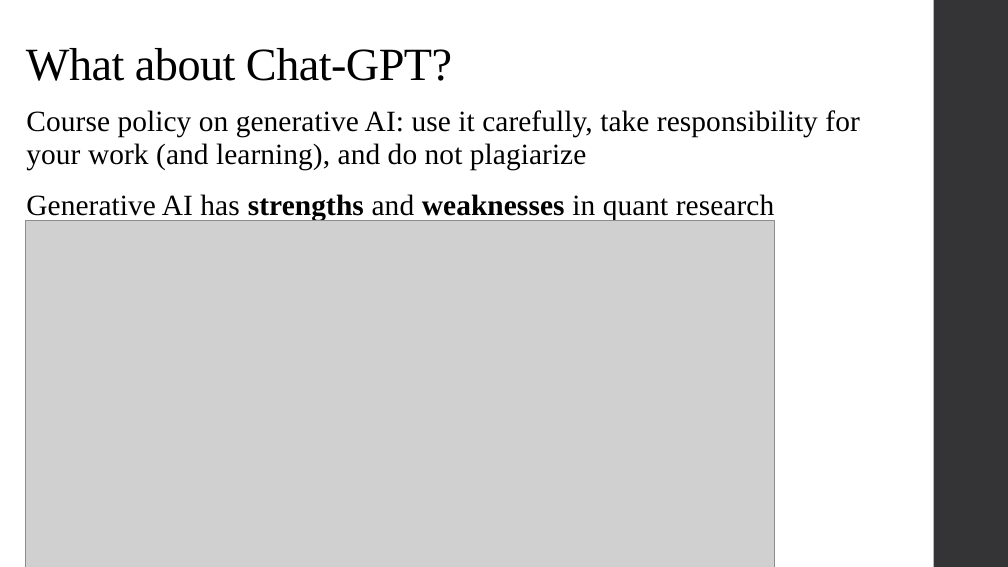
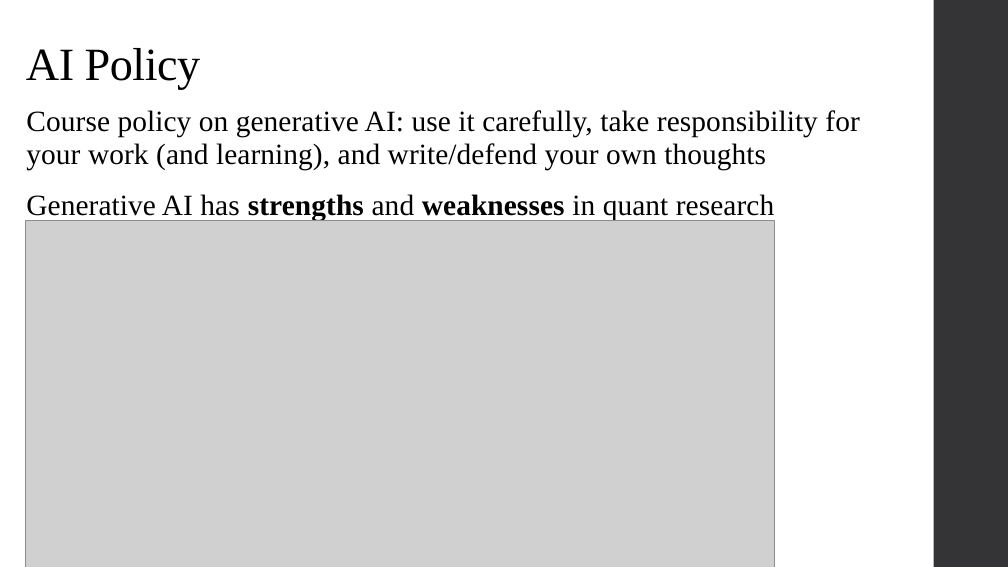
Before and after one commit to alex-hoagland/HAD5744, a slide deck: slide 19 of Lecture01_Introduction/Lecture1_Frameworks.pptx (slide 20 before the commit). Drawn at 1008x567 pixels with LibreOffice and Linux fonts; fonts in the diff are those of the drawing; grey boxes stand for pictures. Boxes give left, top, right and bottom in pixels: in the first picture for what was removed or moved away, otherwise in the second. Text is boxed around its words. In the diff, an @@ line names an element or a change of style, - is before the commit and + after.

```diff
--- a/Lecture01_Introduction/Lecture1_Frameworks.pptx
+++ b/Lecture01_Introduction/Lecture1_Frameworks.pptx
@@ text at (x1=26, y1=48, x2=200, y2=90): text changed @@
-What about Chat-GPT?
+AI Policy
@@ text at (x1=26, y1=110, x2=859, y2=171): text changed @@
-Course policy on generative AI: use it carefully, take responsibility for your work (and learning), and do not plagiarize
+Course policy on generative AI: use it carefully, take responsibility for your work (and learning), and write/defend your own thoughts
```
Also in this commit, not shown: 14 other slides changed, 9 slides added, 4 slides removed, 1 other file.
